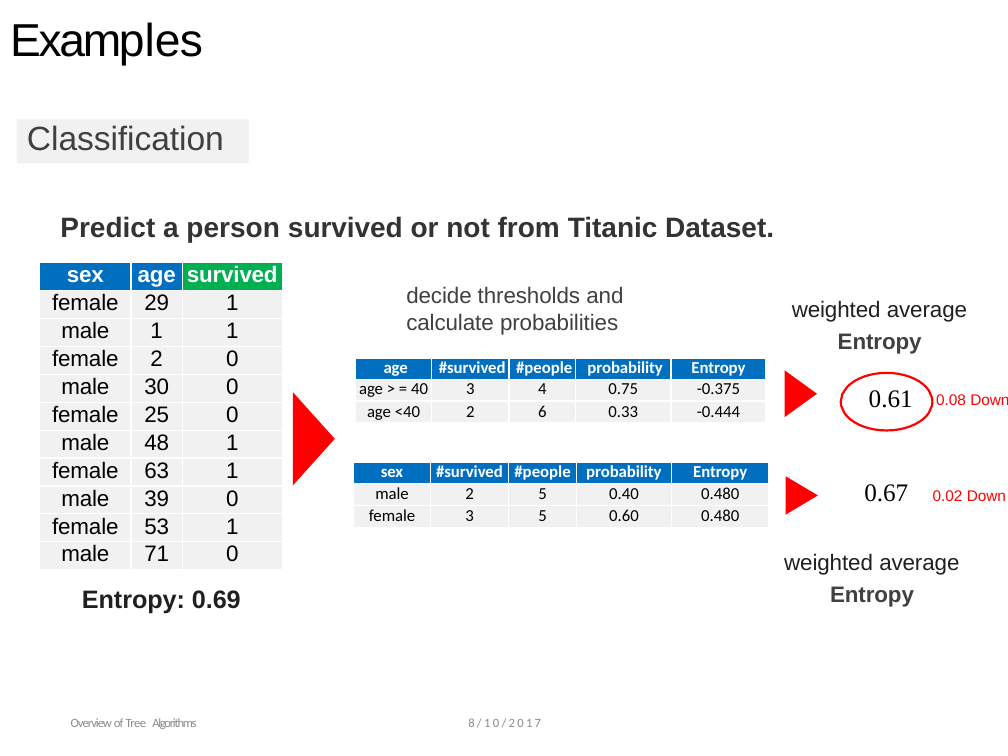
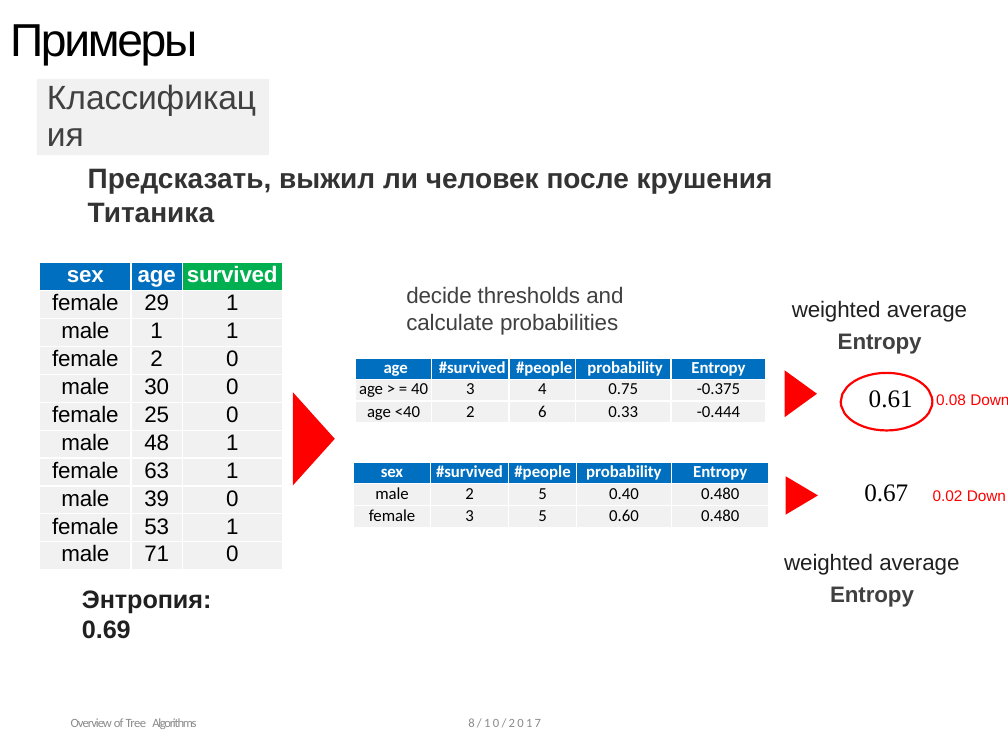
Before and after one commit to ulstu/ml, a slide deck: slide 9 of ml_course_ru/lecture12. Gradient boosting/Lecture 12. From Decision Tree to XGBoost.pptx. Drawn at 1008x756 pixels with LibreOffice and Linux fonts; fonts in the diff are those of the drawing; background and template pictures are left out. Boxes give left, top, right and bottom in pixels: in the first picture for what was removed or moved away, otherwise in the second. Text is boxed around its words. In the diff, an @@ line names an element or a change of style, - is before the commit and + after.

```diff
--- a/ml_course_ru/lecture12. Gradient boosting/Lecture 12. From Decision Tree to XGBoost.pptx
+++ b/ml_course_ru/lecture12. Gradient boosting/Lecture 12. From Decision Tree to XGBoost.pptx
@@ title at bbox=[10, 24, 197, 66]: text changed @@
-Examples
+Примеры
@@ rectangle "Классификация": place and size @@
-rectangle "Классификация" at bbox=[17, 119, 249, 163]
+rectangle "Классификация" at bbox=[37, 79, 269, 155]
@@ text in rectangle at bbox=[27, 125, 224, 151]: text changed @@
-Classification
+Классификация
@@ text at bbox=[88, 168, 773, 223]: text changed @@
-Predict a person survived or not from Titanic Dataset.
+Предсказать, выжил ли человек после крушения Титаника
@@ text at bbox=[82, 590, 211, 639]: text changed @@
-Entropy: 0.69
+Энтропия: 0.69
```
Also in this commit, not shown: 30 other slides changed, 5 slides added, 5 slides removed, 27 other files.
